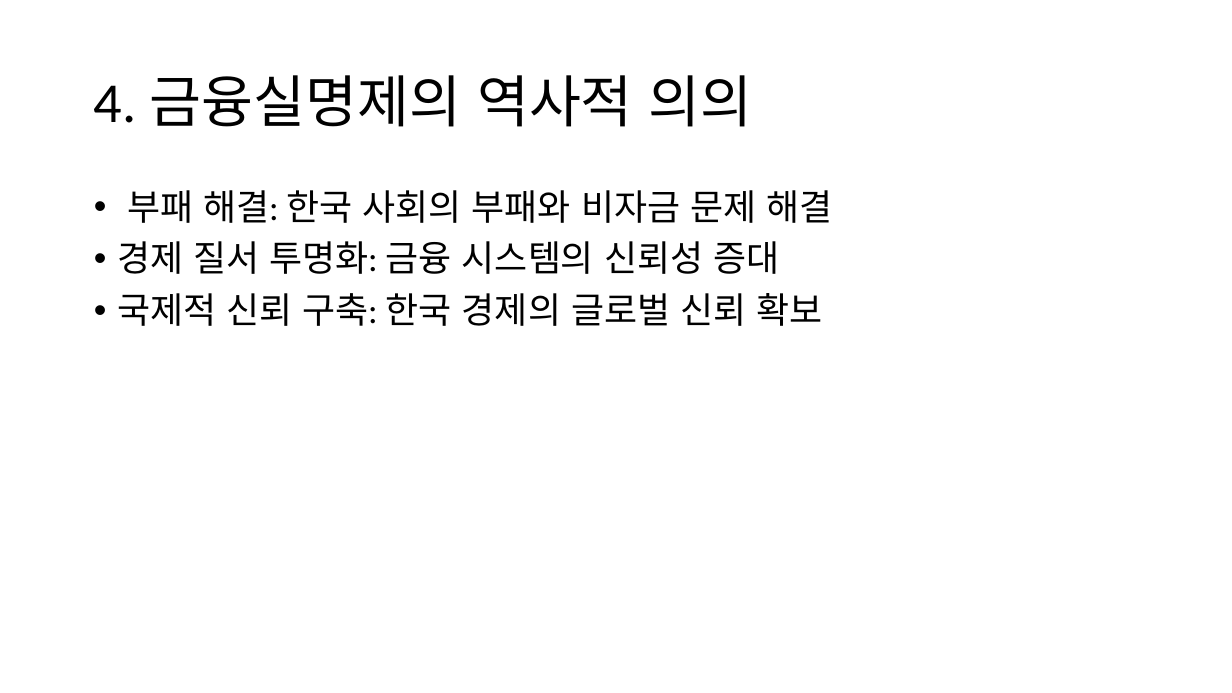
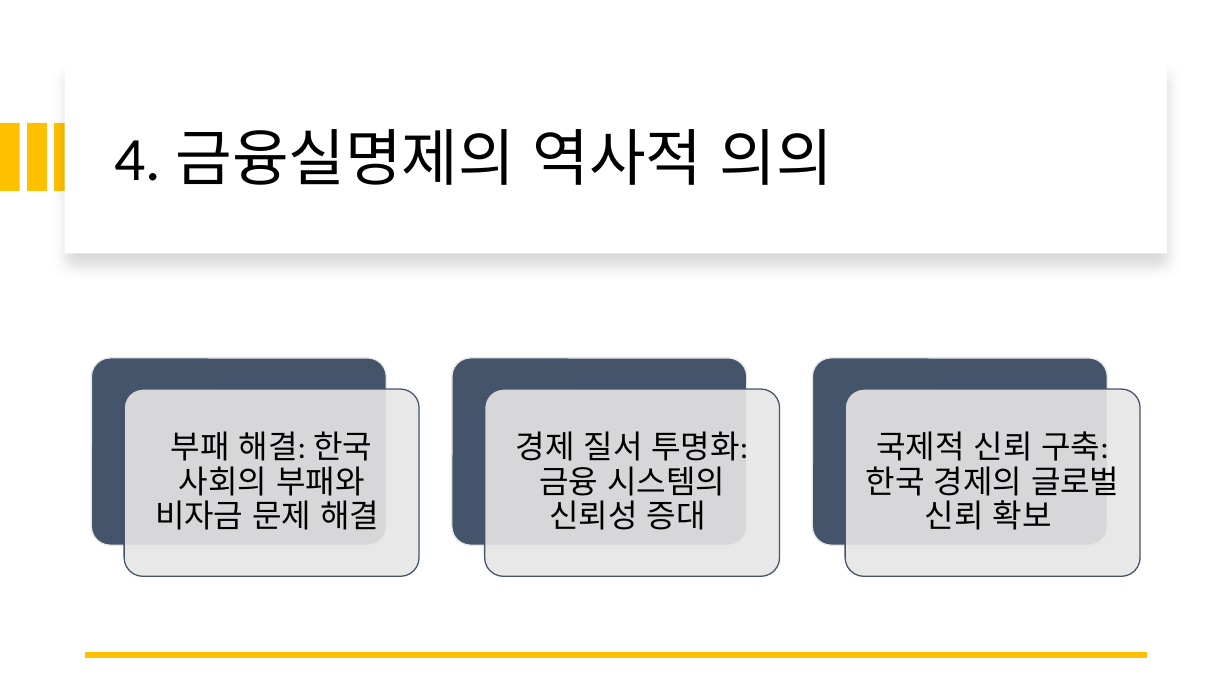
Before and after one commit to minjun2001/friday, a slide deck: slide 4 of FILE/금융실명제.pptx. Drawn at 1232x693 pixels with LibreOffice and Linux fonts; fonts in the diff are those of the drawing. Boxes give left, top, right and bottom in pixels: in the first picture for what was removed or moved away, otherwise in the second. Text is boxed around its words. In the diff, an @@ line names an element or a change of style, - is before the commit and + after.

```diff
--- a/FILE/금융실명제.pptx
+++ b/FILE/금융실명제.pptx
@@ rectangle added at box(65, 62, 1167, 253), fill #FFFFFF @@
@@ title "4. 금융실명제의 역사적 의의": place and size @@
-title "4. 금융실명제의 역사적 의의" at box(94, 75, 753, 127)
+title "4. 금융실명제의 역사적 의의" at box(115, 129, 833, 185)
@@ title "4. 금융실명제의 역사적 의의" at box(115, 129, 833, 185): size 44 to 48 pt @@
@@ rectangle added at box(0, 123, 19, 191), fill #FFC000 @@
@@ rectangle added at box(27, 123, 46, 191), fill #FFC000 @@
@@ rectangle added at box(55, 123, 74, 191), fill #FFC000 @@
@@ text removed at box(117, 190, 832, 326) @@
-• 부패 해결: 한국 사회의 부패와 비자금 문제 해결
-• 경제 질서 투명화: 금융 시스템의 신뢰성 증대
-• 국제적 신뢰 구축: 한국 경제의 글로벌 신뢰 확보
@@ group added at box(91, 358, 1141, 577): 6 rounded rectangles, 3 texts @@
+부패 해결: 한국 사회의 부패와 비자금 문제 해결
+경제 질서 투명화: 금융 시스템의 신뢰성 증대
+국제적 신뢰 구축: 한국 경제의 글로벌 신뢰 확보
@@ line added from (1148, 655) to (85, 655), #FFC000 4.5 pt @@
```
Also in this commit, not shown: 4 other slides changed, 1 slide removed, 1 other file.
